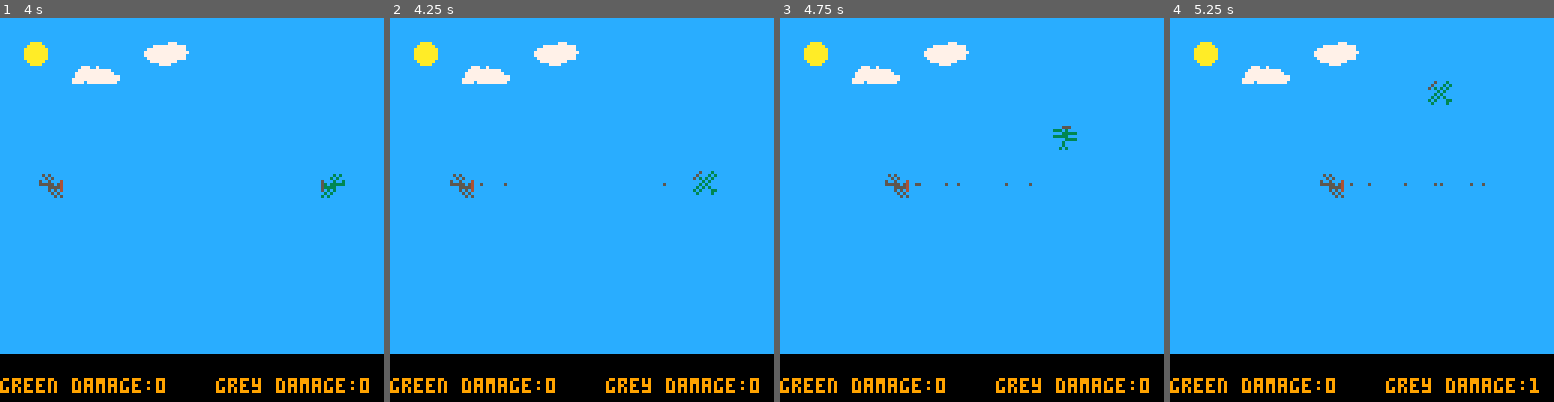
Above: before the commit, frames 1-4 (left to right).
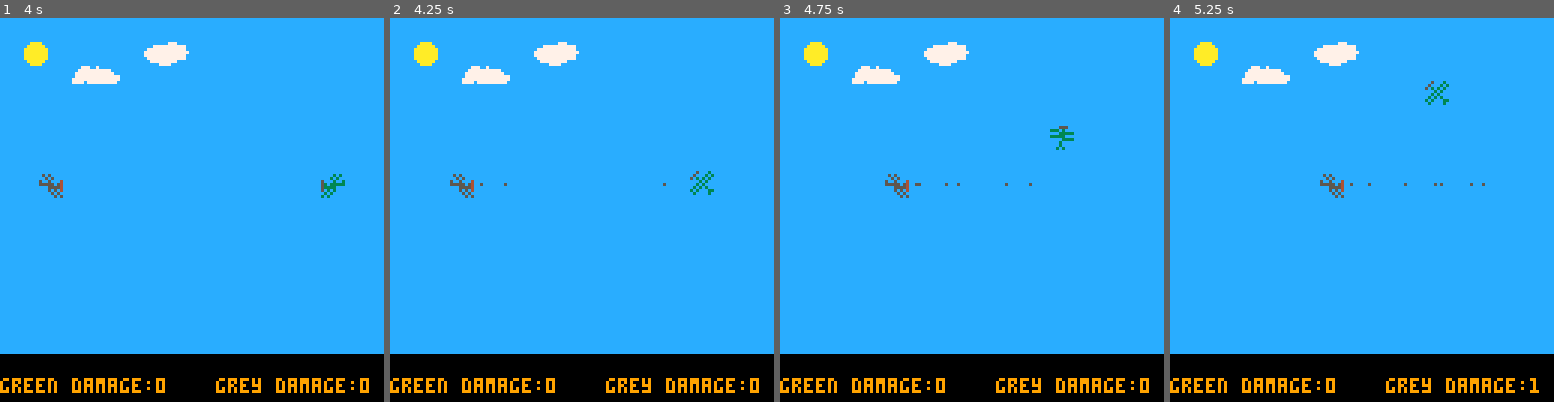
Above: after the commit, the same moments.

Repository: jerrybookbenson/pico8-games
Game: PICO-8 cartridge plane-battle.p8
Same seed, same stepped clock (60 frames per second), same inputs: the game is played once before the commit and once after it.
Inputs:
- Up to frame 1 (4 s): tap X (X key) at 0.33, 1.07, 1.85, 2.97 s; tap O (Z key) at 0.7, 1.7, 2.1, 2.5, 2.9, 3.3, 3.7 s; hold Right 1.6-2.1 s; hold Up 2.15-2.42 s; hold Right 2.47-3.03 s; hold Left 3.08-3.58 s
- Up to frame 2 (4.25 s): hold Right from 4.02 s (still down); tap X (X key) at 4.08 s; tap O (Z key) at 4.1 s
- Up to frame 3 (4.75 s): tap O (Z key) at 4.5 s; release Right at 4.68 s; hold Up from 4.73 s (still down)
- Up to frame 4 (5.25 s): tap O (Z key) at 4.9 s; release Up at 5.03 s; hold Left from 5.08 s (still down); tap X (X key) at 5.2 s

Frame 1 is identical in both runs. In frame 2, 0.3% of the frame differs, in the area x 78-86%, y 39-47%; in frame 3, 0.1%; in frame 4, 0.3%.

Commit message:
fixed move_actor

Diff:
--- a/plane-battle.p8
+++ b/plane-battle.p8
@@ -25,6 +25,8 @@
 
   speed = .125
   other_speed = .0625
+  bullet_speed = speed * 3
+  bomb_speed = speed
 
   middle = 8
   min_x = .5
@@ -75,10 +77,12 @@
     pl2_w_h = 141
     pl2_nw_h = 157
 
+    zepplin_speed = other_speed
     zepplin_left_spr = 166
     zepplin_middle_spr = 167
     zepplin_right_spr = 168
 
+    balloon_speed = other_speed
     balloon_nw_spr = 137
     balloon_ne_spr = 138
     balloon_sw_spr = 153
@@ -130,6 +134,7 @@
     pl2_w_h = 113
     pl2_nw_h = 82
 
+    bomber_speed = other_speed
     allied_bomber_ne = 108
     allied_bomber_se = 124
     allied_bomber_nw_1 = 107
@@ -150,6 +155,7 @@
     pl2_bullet_spr_horiz = 78
     pl2_bullet_spr_vert = 94
 
+    mortar_speed = speed
     mortar_spr = 116
 
     bomb_ww2_spr = 118
@@ -200,11 +206,15 @@
 
     ufo_spr = 205
     ufo_speed = other_speed
-    make_actor(min_x, min_y + .3,ufo_spr, "e")
-    make_actor(min_x + 1,min_y + .3,ufo_spr + 1, "e")
-    make_actor(min_x + 2,min_y + .3,ufo_spr + 2, "e")
+    make_actor(min_x, min_y + .3,ufo_spr, "e", ufo_speed)
+    make_actor(min_x + 1,min_y + .3,ufo_spr + 1, "e", ufo_speed)
+    make_actor(min_x + 2,min_y + .3,ufo_spr + 2, "e", ufo_speed)
+
+    laser_speed = bullet_speed
     laser_counter = max_y
     laser_spr = 251
+
+    missle_speed = bullet_speed
     missle_spr = 232
   end
 
@@ -233,29 +243,28 @@
 
   pl1_speed = speed
   pl2_speed = speed
+  pl_speed = speed
 
   pl1_rubble1 = {}
   pl1_rubble2 = {}
   pl2_rubble1 = {}
   pl2_rubble2 = {}
 
-	bullet_speed = speed * 3
 
 	-- don't allow user to hold down fire button
   pl1_is_pressed = false
   pl2_is_pressed = false
-  pl1 = make_actor(max_x - 1,7, pl1_w, "w",  0, -speed)
-  pl2 = make_actor(min_x + 1,7, pl2_e, "e",  0,  speed)
+  pl1 = make_actor(max_x - 1,7, pl1_w, "w",  pl_speed)
+  pl2 = make_actor(min_x + 1,7, pl2_e, "e",  pl_speed)
   pl1_flame = nil
   pl2_flame = nil
 
-
   turn_max = 0
   turn_counter = 0
 end
 
 
-function make_actor(x, y, spr, d,  speed_y , speed_x,explosion_y )
+function make_actor(x, y, spr, d, speed, explosion_y)
   a={}
   a.is_pressed = false
   a.damage = 0
@@ -264,8 +273,7 @@
   a.frame = 0
   a.spr = spr
   a.direction = d
-  a.speed_y = speed_y
-  a.speed_x = speed_x
+  a.speed = speed
   a.bullet_counter = 0
   a.turn_count = 0
   a.explosion_y = explosion_y
@@ -360,9 +368,9 @@
             is_crashing = true;
             pl.spr = flame_spr
             if (pl == pl1) then
-              pl1_flame = make_actor(pl.x ,pl.y - 1, flame_tail_spr1)
+              pl1_flame = make_actor(pl.x ,pl.y - 1, flame_tail_spr1, "s", speed)
             else
-              pl2_flame = make_actor(pl.x ,pl.y - 1, flame_tail_spr1)
+              pl2_flame = make_actor(pl.x ,pl.y - 1, flame_tail_spr1, "s", speed)
             end
           end
         end
@@ -383,7 +391,7 @@
   if (not get_ready) then
     foreach(actors,draw_actor)
   end
-  if (game_over and not get_ready) then
+  if (game_over and not get_ready and not is_demo) then
     pl1_battles = 0
     pl2_battles = 0
     game_over_counter = game_over_counter + 1
@@ -472,14 +478,13 @@
     if (not game_over) then
       battle = battle + 1
       battle_over = false
-      is_demo = false
       setup()
     end
   end
 
-
-
   if ((is_demo or game_over) and not get_ready) then
+    print (" up:single player", 12, 30, 5)
+    print (" down:multiplayer player", 12, 40, 5)
     if (btn (3) or btn (3,1)) then
       is_single_player = false
       battle = 1
@@ -594,34 +599,7 @@
 function move_bullets()
 	for actor in all(actors) do
 		if (is_bullet(actor)) then
-			if (actor.direction == "n") then
-			  actor.y = actor.y - bullet_speed
-			end
-			if (actor.direction == "s") then
-				actor.y = actor.y + bullet_speed
-			end
-			if (actor.direction == "e") then
-				actor.x = actor.x + bullet_speed
-			end
-			if (actor.direction == "w") then
-				actor.x = actor.x - bullet_speed
-      end
-      if (actor.direction == "nw") then
-        actor.y = actor.y - bullet_speed
-        actor.x = actor.x - bullet_speed
-			end
-			if (actor.direction == "sw") then
-        actor.y = actor.y + bullet_speed
-        actor.x = actor.x - bullet_speed
-			end
-      if (actor.direction == "ne") then
-        actor.y = actor.y - bullet_speed
-				actor.x = actor.x + bullet_speed
-			end
-      if (actor.direction == "se") then
-        actor.y = actor.y + bullet_speed
-				actor.x = actor.x + bullet_speed
-      end
+			move_actor (actor)
 
       actor.bullet_counter += 1
       if (actor.bullet_counter == 30) then
@@ -631,14 +609,14 @@
   end
 end
 
-function move_ordnance(actor, ordnance_spr,ordnance_speed)
-
+function move_ordnance(actor, ordnance_spr)
     if (actor.spr == ordnance_spr) then
       if ((actor.direction == "n" and actor.y <= actor.explosion_y) or (actor.direction == "s" and actor.y >= actor.explosion_y)) then
         del(actors,actor)
         make_actor(actor.x,actor.y, explosion_spr)
-      end
-      actor.y = actor.y + ordnance_speed
+      else
+        move_actor(actor)
+      end
     elseif (actor.spr == explosion_spr) then
       actor.explosion_counter = actor.explosion_counter + 1
       if (actor.explosion_counter == 10) then
@@ -663,27 +641,27 @@
 
 function move_balloons()
   if(flr(rnd(300)) == 1) then
-    make_actor(max_x + 1,min_y + .3, balloon_ne_spr)
-    make_actor(max_x,min_y + .3, balloon_nw_spr)
-    make_actor(max_x + 1,min_y + 1.3, balloon_se_spr)
-    make_actor(max_x, min_y + 1.3, balloon_sw_spr)
+    make_actor(max_x + 1,min_y + .3, balloon_ne_spr,"w", balloon_speed)
+    make_actor(max_x,min_y + .3, balloon_nw_spr, "w", balloon_speed)
+    make_actor(max_x + 1,min_y + 1.3, balloon_se_spr, "w", balloon_speed)
+    make_actor(max_x, min_y + 1.3, balloon_sw_spr, "w", balloon_speed)
   end
 
   if(flr(rnd(300)) == 1) then
-    make_actor(min_x - 2,min_y + .3, zepplin_left_spr)
-    make_actor(min_x - 1,min_y + .3, zepplin_middle_spr)
-    make_actor(min_x,min_y + .3, zepplin_right_spr)
+    make_actor(min_x - 2,min_y + .3, zepplin_left_spr, "e", zepplin_speed)
+    make_actor(min_x - 1,min_y + .3, zepplin_middle_spr, "e", zepplin_speed)
+    make_actor(min_x,min_y + .3, zepplin_right_spr, "e", zepplin_speed)
   end
 
   for actor in all(actors) do
     if (actor.spr == balloon_nw_spr or actor.spr == balloon_ne_spr or actor.spr == balloon_sw_spr or actor.spr == balloon_se_spr) then
-      actor.x = actor.x - other_speed
+      move_actor (actor)
       if(actor.x <= min_x - 1) then
         del(actors,actor)
       end
     end
     if (actor.spr == zepplin_left_spr or actor.spr == zepplin_middle_spr or actor.spr == zepplin_right_spr) then
-      actor.x = actor.x + other_speed
+      move_actor (actor)
       if(actor.x >= max_x + 1) then
         del(actors,actor)
       end
@@ -695,38 +673,38 @@
   for actor in all(actors) do
     if (actor.spr == zepplin_middle_spr or actor.spr == balloon_sw_spr or actor.spr == allied_bomber_se or actor.spr == german_bomber_sw) then
       if(flr(rnd(100)) == 1) then
-        make_actor(actor.x,actor.y,bomb_spr,"s",  nil, nil, rnd(max_y - 4)+ 4)
-      end
-    end
-    move_ordnance (actor,bomb_spr,speed)
+        make_actor(actor.x,actor.y,bomb_spr,"s", bomb_speed, rnd(max_y - 4)+ 4)
+      end
+    end
+    move_ordnance (actor,bomb_spr)
   end
 end
 
 function move_bombers()
   if(flr(rnd(300)) == 1) then
-    make_actor(max_x + 1,min_y + .3,allied_bomber_ne)
-    make_actor(max_x,min_y + .3, allied_bomber_nw_1)
-    make_actor(max_x + 1,min_y + 1.3,allied_bomber_se)
-    make_actor(max_x, min_y + 1.3,allied_bomber_sw_1)
+    make_actor(max_x + 1,min_y + .3,allied_bomber_ne, "w", bomber_speed)
+    make_actor(max_x,min_y + .3, allied_bomber_nw_1, "w", bomber_speed)
+    make_actor(max_x + 1,min_y + 1.3,allied_bomber_se, "w", bomber_speed)
+    make_actor(max_x, min_y + 1.3,allied_bomber_sw_1, "w", bomber_speed)
 
   end
   if(flr(rnd(300)) == 1) then
-    make_actor(min_x,min_y + .3,german_bomber_ne_1)
-    make_actor(min_x - 1,min_y + .3, german_bomber_nw)
-    make_actor(min_x,min_y + 1.3, german_bomber_se_1)
-    make_actor(min_x - 1, min_y + 1.3, german_bomber_sw)
+    make_actor(min_x,min_y + .3,german_bomber_ne_1, "e", bomber_speed)
+    make_actor(min_x - 1,min_y + .3, german_bomber_nw,"e", bomber_speed)
+    make_actor(min_x,min_y + 1.3, german_bomber_se_1, "e", bomber_speed)
+    make_actor(min_x - 1, min_y + 1.3, german_bomber_sw, "e", bomber_speed)
   end
 
   for actor in all(actors) do
     if (actor.spr == allied_bomber_ne or actor.spr == allied_bomber_nw_1 or actor.spr == allied_bomber_nw_2 or actor.spr == allied_bomber_se or actor.spr == allied_bomber_sw_1 or actor.spr == allied_bomber_sw_2) then
-      actor.x = actor.x - other_speed
+      move_actor(actor)
       if(actor.x <= min_x - 1) then
         del(actors,actor)
       end
     end
 
     if (actor.spr == german_bomber_ne_1 or actor.spr == german_bomber_ne_2 or actor.spr == german_bomber_nw or actor.spr == german_bomber_se_1 or actor.spr == german_bomber_se_2 or actor.spr == german_bomber_sw) then
-      actor.x = actor.x + other_speed
+      move_actor(actor)
       if(actor.x >= max_x + 1) then
         del(actors,actor)
       end
@@ -754,11 +732,7 @@
             actor.direction = "e"
           end
         end
-        if (actor.direction == "e") then
-          actor.x = actor.x + ufo_speed
-        else
-          actor.x = actor.x - ufo_speed
-        end
+        move_actor(actor)
       end
     end
     if (actor.spr == laser_spr and laser_counter == max_y) then
@@ -774,20 +748,20 @@
 
 function move_mortars()
   if (flr(rnd(100)) == 1) then
-    make_actor(rnd(max_x), max_y + 1, mortar_spr, "n",speed, 0,rnd(max_y))
+    make_actor(rnd(max_x), max_y + 1, mortar_spr, "n",mortar_speed, rnd(max_y))
   end
   for actor in all(actors) do
-    move_ordnance (actor,mortar_spr,-speed)
+    move_ordnance (actor,mortar_spr)
   end
 end
 
 function move_missiles()
   if (flr(rnd(50)) == 1) then
-    make_actor(rnd(max_x), max_y + 1, missle_spr, "n",speed, 0,rnd(max_y))
+    make_actor(rnd(max_x), max_y + 1, missle_spr, "n", missle_speed, rnd(max_y))
   end
   for actor in all(actors) do
     if (actor.spr == missle_spr) then
-      actor.y = actor.y - bullet_speed
+      move_actor(actor)
       if (actor.y < min_y) then
         del(actors, actor)
       end
@@ -879,25 +853,25 @@
 
 function fire_bullet (pl, bullet_spr_horiz, bullet_spr_vert)
   if (pl.direction == "nw") then
-    make_actor(pl.x-.6,pl.y-.6,bullet_spr_horiz,"nw")
+    make_actor(pl.x-.6,pl.y-.6,bullet_spr_horiz,"nw", bullet_speed)
   elseif (pl.direction == "sw") then
-    make_actor(pl.x-.6,pl.y+.6,bullet_spr_horiz,"sw")
+    make_actor(pl.x-.6,pl.y+.6,bullet_spr_horiz,"sw", bullet_speed)
   elseif (pl.direction == "se") then
-    make_actor(pl.x+.6,pl.y+.6,bullet_spr_horiz,"se")
+    make_actor(pl.x+.6,pl.y+.6,bullet_spr_horiz,"se", bullet_speed)
   elseif (pl.direction == "ne") then
-    make_actor(pl.x+.6,pl.y-.6,bullet_spr_horiz,"ne")
+    make_actor(pl.x+.6,pl.y-.6,bullet_spr_horiz,"ne", bullet_speed)
   elseif (pl.direction == "n") then
-    make_actor(pl.x,pl.y-.6,bullet_spr_vert,"n")
+    make_actor(pl.x,pl.y-.6,bullet_spr_vert,"n", bullet_speed)
   elseif (pl.direction == "s") then
-    make_actor(pl.x,pl.y+.6,bullet_spr_vert,"s")
+    make_actor(pl.x,pl.y+.6,bullet_spr_vert,"s", bullet_speed)
   elseif (pl.direction == "e") then
-    make_actor(pl.x+.6,pl.y,bullet_spr_horiz,"e")
+    make_actor(pl.x+.6,pl.y,bullet_spr_horiz,"e", bullet_speed)
   elseif (pl.direction == "w") then
-    make_actor(pl.x-.6,pl.y,bullet_spr_horiz,"w")
-  end
-end
-
-function move_player(pl,  pl_flame, pl_flame_spr,pl_speed, pl_n, pl_ne, pl_e, pl_se, pl_s, pl_sw, pl_w, pl_nw)
+    make_actor(pl.x-.6,pl.y,bullet_spr_horiz,"w", bullet_speed)
+  end
+end
+
+function move_player(pl, pl_flame, pl_flame_spr, pl_speed, pl_n, pl_ne, pl_e, pl_se, pl_s, pl_sw, pl_w, pl_nw)
   if (pl_flame) then
     pl.y += speed
     pl_flame.y += speed
@@ -911,51 +885,16 @@
       battle_over_counter = 0
     end
   else
-    if(pl.direction == "nw") then
-      pl.spr = pl_nw
-      pl.speed_y = -pl_speed
-      pl.speed_x = -pl_speed
-    elseif(pl.direction == "w") then
-      pl.spr = pl_w
-      pl.speed_y =  0
-      pl.speed_x = -pl_speed
-    elseif(pl.direction == "sw") then
-      pl.spr = pl_sw
-      pl.speed_y =  pl_speed
-      pl.speed_x = -pl_speed
-    elseif (pl.direction == "s") then
-      pl.spr = pl_s
-      pl.speed_y =  pl_speed
-      pl.speed_x = 0
-    elseif (pl.direction == "se") then
-      pl.spr = pl_se
-      pl.speed_y =  pl_speed
-      pl.speed_x = pl_speed
-    elseif(pl.direction == "e") then
-      pl.spr = pl_e
-      pl.speed_y = 0
-      pl.speed_x = pl_speed
-    elseif(pl.direction == "ne") then
-      pl.spr = pl_ne
-      pl.speed_y = -pl_speed
-      pl.speed_x = pl_speed
-    elseif(pl.direction == "n") then
-      pl.spr = pl_n
-      pl.speed_y = -pl_speed
-      pl.speed_x = 0
-    end
-    pl.x = pl.x + pl.speed_x
-    pl.y = pl.y + pl.speed_y
-  end
-end
-
+    move_actor(pl)
+    update_actor_spr (pl, pl_n, pl_ne, pl_e, pl_se, pl_s, pl_sw, pl_w, pl_nw)
+  end
+end
 
 function is_in_range()
   return (flr(rnd(5)) == 0)
 end
 
-
-function is_ordenance_coordinates (x, y)
+function is_ordnance_coordinates (x, y)
   for actor in all(actors) do
     if ((is_ordnance (actor) or actor.spr == pl1_bullet_spr_vert or actor.spr == pl1_bullet_spr_horiz)
       and actor.x > x - .7
@@ -969,9 +908,13 @@
 end
 
 function move_actor (actor)
-  local coordinates = find_next_coordinates(actor, 1)
+  local coordinates = find_next_coordinates(actor.direction, actor.x, actor.y, actor.speed, 1)
   actor.x = coordinates.x
   actor.y = coordinates.y
+end
+
+function update_actor_spr (actor, n_spr, ne_spr, e_spr, se_spr, s_spr, sw_spr, w_spr, nw_spr)
+  actor.spr = find_spr (actor.direction, n_spr, ne_spr, e_spr, se_spr, s_spr, sw_spr, w_spr, nw_spr)
 end
 
 function make_coordinates (x, y)
@@ -981,56 +924,76 @@
   return coordinates
 end
 
-function find_next_coordinates (actor, lookahead)
-  if (actor.direction == "n") then
-    return make_coordinates(actor.x, actor.y - lookahead * actor.speed)
-  elseif (actor.direction == "ne") then
-    return make_coordinates(actor.x + lookahead * actor.speed, actor.y - lookahead * actor.speed)
-  elseif (actor.direction == "e") then
-    return make_coordinates(actor.x + lookahead * actor.speed, actor.y);
+function find_spr (direction, n_spr, ne_spr, e_spr, se_spr, s_spr, sw_spr, w_spr, nw_spr)
+  if (direction == "n") then
+    return n_spr
+  elseif (direction == "ne") then
+    return ne_spr
+  elseif (direction == "e") then
+    return e_spr
   elseif (direction == "se") then
-    return make_coordinates(actor.x + lookahead * actor.speed, actor.y + lookahead * actor.speed)
-  elseif make_coordinates(direction == "s") then
-    return make_coordinates(actor.x, actor.y + lookahead * actor.speed)
+    return se_spr
+  elseif (direction == "s") then
+    return s_spr
   elseif (direction == "sw") then
-    return make_coordinates(actor.x - lookahead * actor.speed, actor.y + lookahead * actor.speed)
+    return sw_spr
   elseif (direction == "w") then
-    return make_coordinates(actor.x - lookahead * actor.speed, actor.y)
+    return w_spr
   elseif (direction == "nw") then
-    return make_coordinates(actor.x - lookahead * actor.speed, actor.y - lookahead * actor.speed)
-  end
-end
-
-function find_possible_directions (actor)
-  if (actor.direction == "n") then
+    return nw_spr
+  end
+end
+
+function find_next_coordinates (direction, x, y, speed, lookahead)
+  if (direction == "n") then
+    return make_coordinates(x, y - lookahead * speed)
+  elseif (direction == "ne") then
+    return make_coordinates(x + lookahead * speed, y - lookahead * speed)
+  elseif (direction == "e") then
+    return make_coordinates(x + lookahead * speed, y);
+  elseif (direction == "se") then
+    return make_coordinates(x + lookahead * speed, y + lookahead * speed)
+  elseif (direction == "s") then
+    return make_coordinates(x, y + lookahead * speed)
+  elseif (direction == "sw") then
+    return make_coordinates(x - lookahead * speed, y + lookahead * speed)
+  elseif (direction == "w") then
+    return make_coordinates(x - lookahead * speed, y)
+  elseif (direction == "nw") then
+    return make_coordinates(x - lookahead * speed, y - lookahead * speed)
+  end
+end
+
+function find_possible_directions (direction)
+  if (direction == "n") then
     possible_direction1 = "n"
     possible_direction2 = "nw"
     possible_direction3 = "ne"
-  elseif (actor.direction == "ne") then
+  elseif (direction == "ne") then
     possible_direction1 = "ne"
     possible_direction2 = "n"
     possible_direction3 = "e"
-  elseif (actor.direction == "e") then
+  elseif (direction == "e") then
     possible_direction1 = "e"
     possible_direction2 = "ne"
     possible_direction3 = "se"
-  elseif (actor.direction == "se") then
+  elseif (direction == "se") then
     possible_direction1 = "se"
     possible_direction2 = "e"
     possible_direction3 = "s"
-  elseif (actor.direction == "s") then
+  elseif (direction == "s") then
     possible_direction1 = "s"
     possible_direction2 = "se"
     possible_direction3 = "sw"
-  elseif (actor.direction == "sw") then
+  elseif (direction == "sw") then
     possible_direction1 = "sw"
     possible_direction2 = "s"
     possible_direction3 = "w"
-  elseif (actor.direction == "w") then
+  elseif (direction == "w") then
     possible_direction1 = "w"
     possible_direction2 = "sw"
     possible_direction3 = "nw"
-  elseif (actor.direction == "nw") then
+  elseif (direction == "nw") then
     possible_direction1 = "nw"
     possible_direction2 = "w"
     possible_direction3 = "n"
